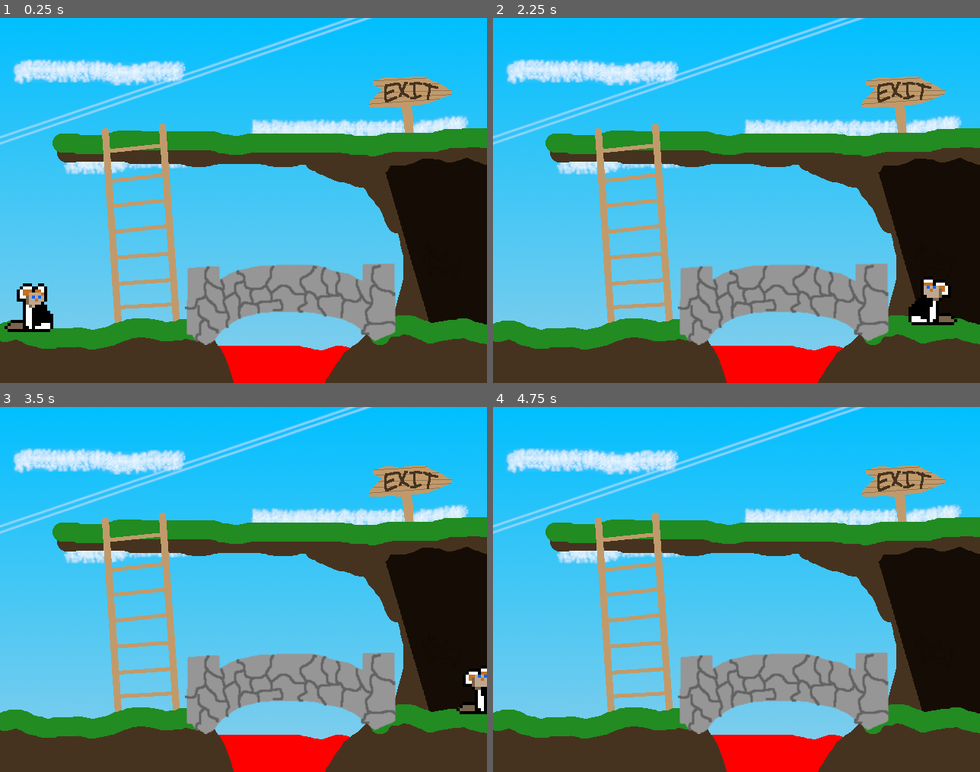
Above: before the commit, frames 1-4 (two rows, left to right).
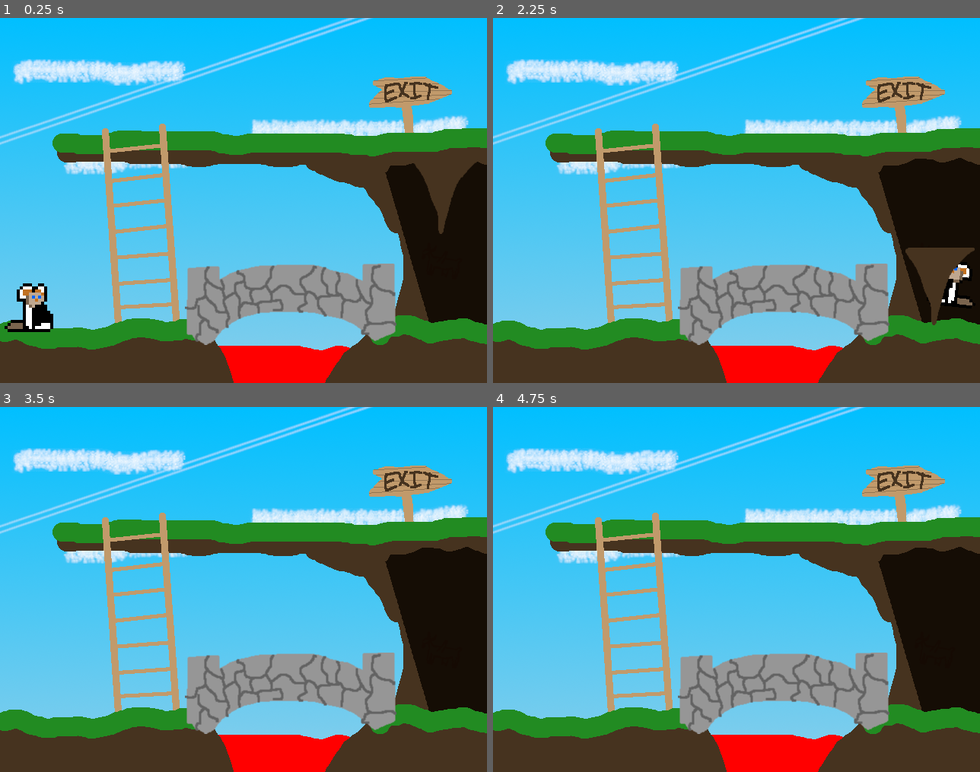
Above: after the commit, the same moments.

Repository: swashdev/minigame-madness
Game: Godot game, scene res://mini/lose/scenes/lose_minigame.tscn
The game is run twice, just before and just after one commit, with the same random seed, the same clock (stepped at 60 frames per second) and the same inputs. This scene is started directly instead of the project's main scene.
Inputs:
- Up to frame 1 (0.25 s): no input
- Up to frame 2 (2.25 s): tap Enter at 0.5 s; hold Right (ui_right) 0.53-2.03 s; tap Space (ui_select) at 0.77, 1.52 s; hold Left (ui_left) from 2.03 s (still down)
- Up to frame 3 (3.5 s): release Left (ui_left) at 2.78 s; hold Right (ui_right) from 2.78 s (still down); tap Space (ui_select) at 3.02 s
- Up to frame 4 (4.75 s): tap Space (ui_select) at 3.77, 4.25, 4.52 s; release Right (ui_right) at 4.28 s; hold Left (ui_left) from 4.28 s (still down)

The runs differ from the first frame. In frame 1, 1.1% of the frame differs, in the area x 85-98%, y 38-60%; in frame 2, 1.7%, in the area x 84-99%, y 62-85%; in frame 3, 0.3%; in frame 4, nothing differs.

Commit message:
[LOSE] add a spike obstacle that falls & kills.
The new Spike obstacle falls after 2 seconds.  If the player is hit by
it, they die.

Diff:
--- a/mini/lose/scenes/lose_minigame.tscn
+++ b/mini/lose/scenes/lose_minigame.tscn
@@ -1,10 +1,12 @@
-[gd_scene load_steps=10 format=2]
+[gd_scene load_steps=12 format=2]
 
 [ext_resource path="res://shared/scripts/minigame.gd" type="Script" id=1]
 [ext_resource path="res://mini/lose/scenes/characters/fluffy_platformer.tscn" type="PackedScene" id=2]
 [ext_resource path="res://mini/lose/images/background/bg.png" type="Texture" id=3]
 [ext_resource path="res://mini/lose/scripts/obstacles/lava.gd" type="Script" id=4]
 [ext_resource path="res://mini/lose/images/platforms/bridge.png" type="Texture" id=5]
+[ext_resource path="res://mini/lose/images/obstacles/spike.png" type="Texture" id=6]
+[ext_resource path="res://mini/lose/scripts/obstacles/spike.gd" type="Script" id=7]
 
 [sub_resource type="RectangleShape2D" id=1]
 extents = Vector2( 142.27, 10 )
@@ -84,4 +86,27 @@
 
 [node name="CollisionPolygon2D" type="CollisionPolygon2D" parent="Bridge"]
 polygon = PoolVector2Array( -119.793, 43.2021, -0.344666, -9.69638, 131.048, 38.6517 )
+
+[node name="Spike" type="Area2D" parent="."]
+position = Vector2( 587.364, 232.596 )
+collision_layer = 0
+script = ExtResource( 7 )
+
+[node name="Sprite" type="Sprite" parent="Spike"]
+texture = ExtResource( 6 )
+
+[node name="CollisionPolygon2D" type="CollisionPolygon2D" parent="Spike"]
+polygon = PoolVector2Array( -44.2618, -42.711, 39.1532, -43.9026, -7.71814, 51.8261 )
+
+[node name="Timer" type="Timer" parent="Spike"]
+wait_time = 2.0
+one_shot = true
+autostart = true
+
+[node name="VisibilityNotifier2D" type="VisibilityNotifier2D" parent="Spike"]
+position = Vector2( -1.79244, 3.94334 )
+scale = Vector2( 4.15468, 4.72826 )
 [connection signal="body_entered" from="Lava" to="Lava" method="_on_Lava_body_entered"]
+[connection signal="body_entered" from="Spike" to="Spike" method="_on_Spike_body_entered"]
+[connection signal="timeout" from="Spike/Timer" to="Spike" method="_on_Timer_timeout"]
+[connection signal="screen_exited" from="Spike/VisibilityNotifier2D" to="Spike" method="_on_VisibilityNotifier2D_screen_exited"]
--- /dev/null
+++ b/mini/lose/scripts/obstacles/spike.gd
@@ -0,0 +1,34 @@
+extends Area2D
+# A script for the falling spike in the "Lose" minigame.
+
+
+# The spike's gravitational acceleration.
+const GRAVITY: float = 60.0
+
+# Whether or not the spike is sleeping.
+var _sleeping: bool = true
+
+# The spike's current velocity.
+var _velocity: float = 0.0
+
+
+# If the spike is awake, it will begin to fall through the level.
+func _physics_process( delta ):
+	if !_sleeping:
+		_velocity += GRAVITY * delta
+		position.y += _velocity
+
+
+# The spike has struck Fluffy and kills him.
+func _on_Spike_body_entered( body ):
+	body.die()
+
+
+# The timer has gone off, causing the spike to start falling.
+func _on_Timer_timeout():
+	_sleeping = false
+
+
+# The spike has left the screen and can be dequeued.
+func _on_VisibilityNotifier2D_screen_exited():
+	queue_free()
